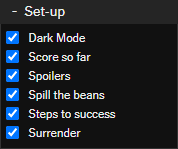
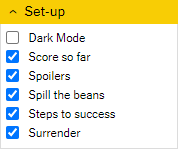
Two versions of the same layered image (w=178, h=149). Layer-by-layer changes:
hid "Layer 2", painted on it over box(0, 0, 178, 149)
painted on "Layer 3" over box(9, 9, 17, 14)
